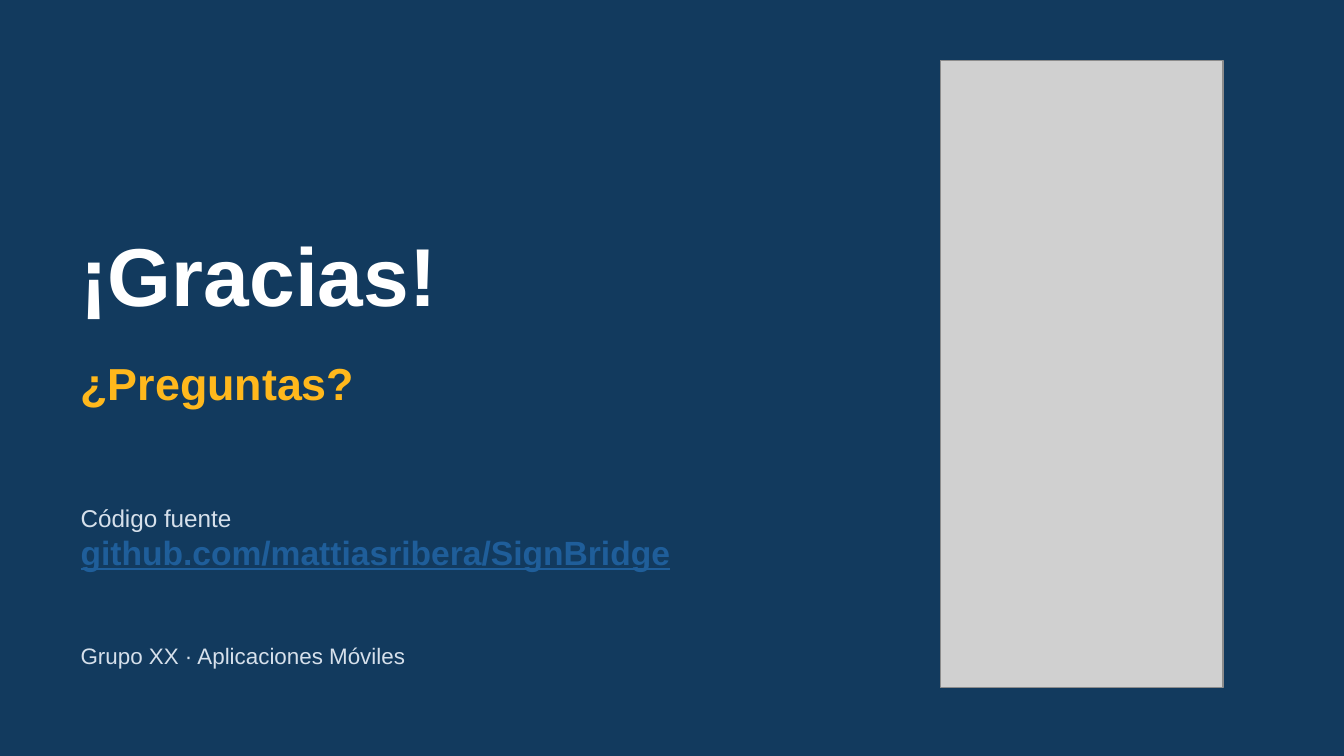
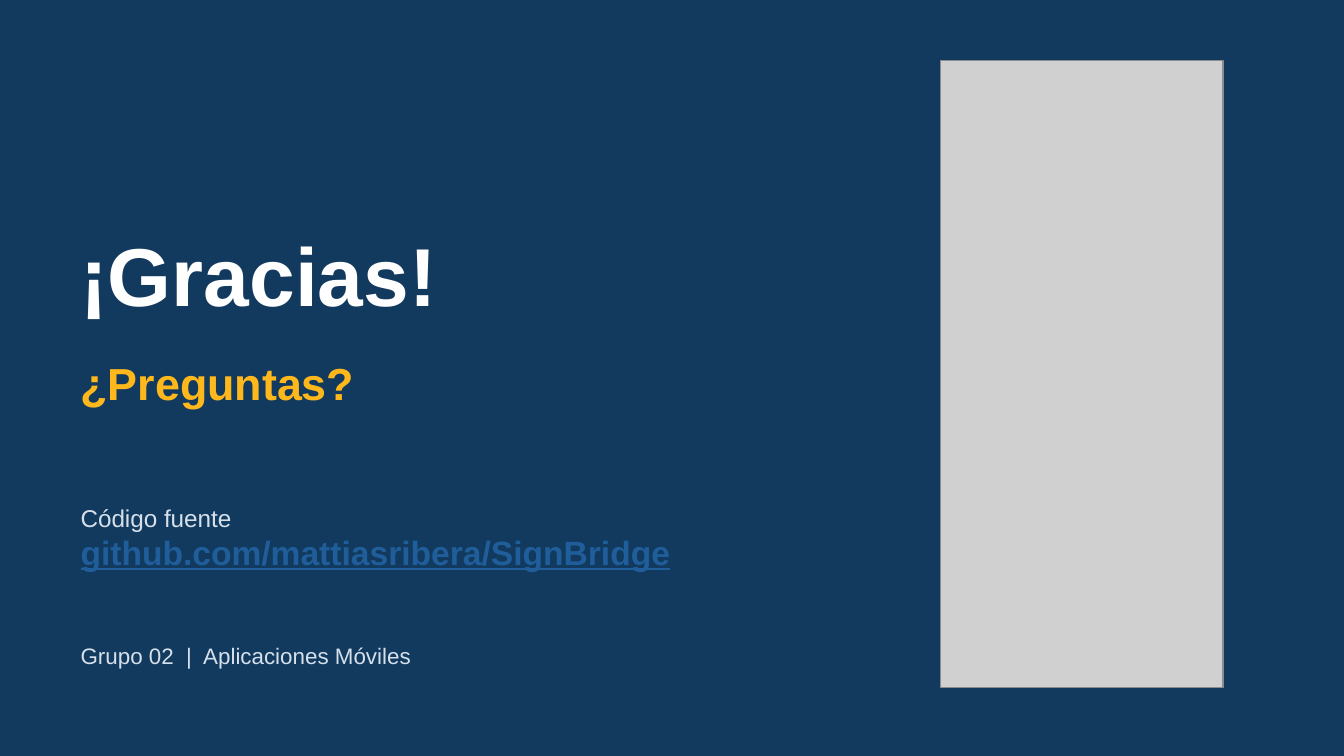
Before and after one commit to mattiasribera/SignBridge, a slide deck: slide 13 of docs/SignBridge-Presentacion.pptx. Drawn at 1344x756 pixels with LibreOffice and Linux fonts; fonts in the diff are those of the drawing; grey boxes stand for pictures. Boxes give left, top, right and bottom in pixels: in the first picture for what was removed or moved away, otherwise in the second. Text is boxed around its words. In the diff, an @@ line names an element or a change of style, - is before the commit and + after.

```diff
--- a/docs/SignBridge-Presentacion.pptx
+++ b/docs/SignBridge-Presentacion.pptx
@@ text at box(81, 647, 411, 669): text changed @@
-Grupo XX · Aplicaciones Móviles
+Grupo 02 | Aplicaciones Móviles
```
Also in this commit, not shown: 1 other slide changed, 2 other files.
